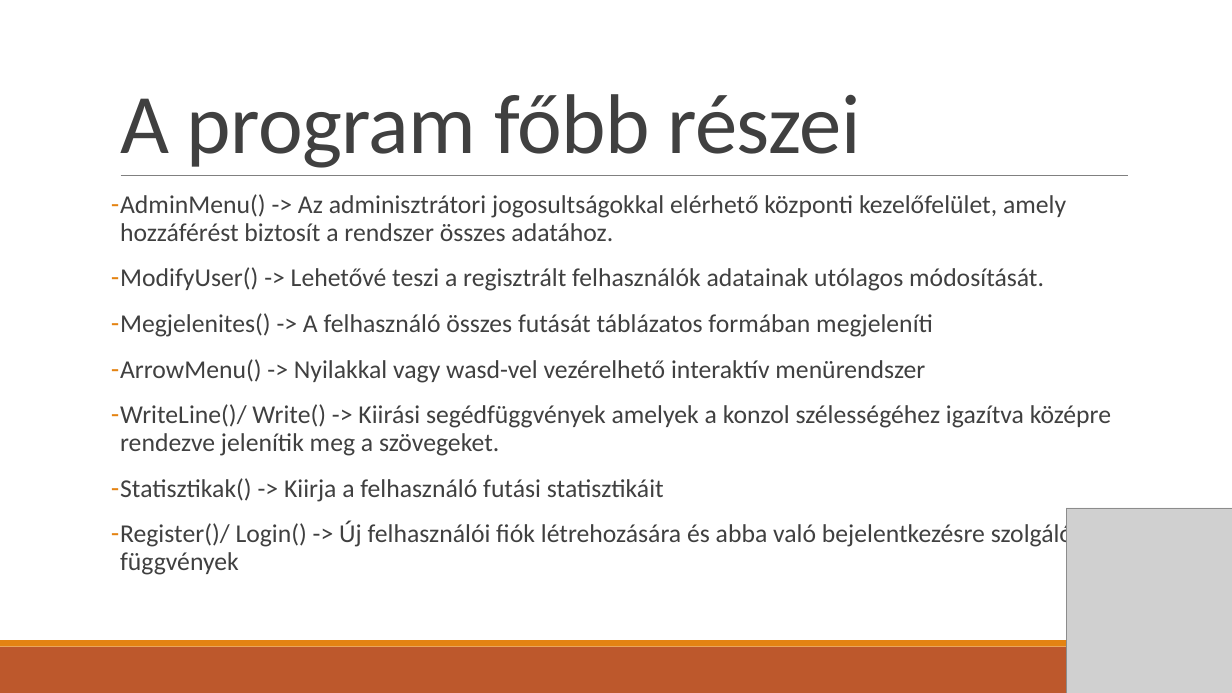
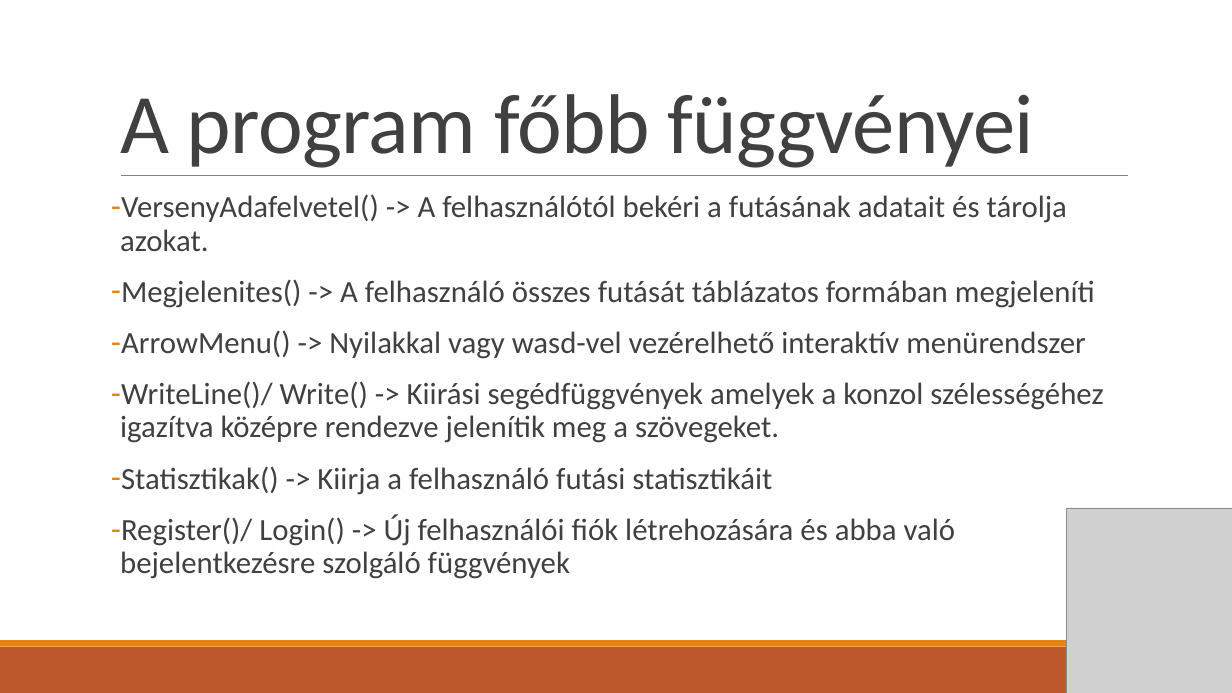
Before and after one commit to CsuszaTomi/DIN-Futoverseny, a slide deck: slide 6 of DIN-PTT.pptx. Drawn at 1232x693 pixels with LibreOffice and Linux fonts; fonts in the diff are those of the drawing; grey boxes stand for pictures. Boxes give left, top, right and bottom in pixels: in the first picture for what was removed or moved away, otherwise in the second. Text is boxed around its words. In the diff, an @@ line names an element or a change of style, - is before the commit and + after.

```diff
--- a/DIN-PTT.pptx
+++ b/DIN-PTT.pptx
@@ title at (x1=120, y1=94, x2=1034, y2=168): text changed @@
-A program főbb részei
+A program főbb függvényei
@@ text at (x1=120, y1=194, x2=1067, y2=251): text changed; size 20 to 24 pt @@
-– AdminMenu() -> Az adminisztrátori jogosultságokkal elérhető központi kezelőfelület, amely hozzáférést biztosít a rendszer összes adatához.
-– ModifyUser() -> Lehetővé teszi a regisztrált felhasználók adatainak utólagos módosítását.
+– VersenyAdafelvetel() -> A felhasználótól bekéri a futásának adatait és tárolja azokat.
@@ text at (x1=120, y1=279, x2=1103, y2=579): size 20 to 24 pt in "Megjelenites() -> A felhasználó összes futását táblázatos ...", "ArrowMenu() -> Nyilakkal vagy wasd-vel vezérelhető interaktí ...", "WriteLine()/ Write() -> Kiirási segédfüggvények amelyek a ...", "Statisztikak() -> Kiirja a felhasználó futási statisztikáit" and 1 more places @@
```
Also in this commit, not shown: 2 other slides changed.
